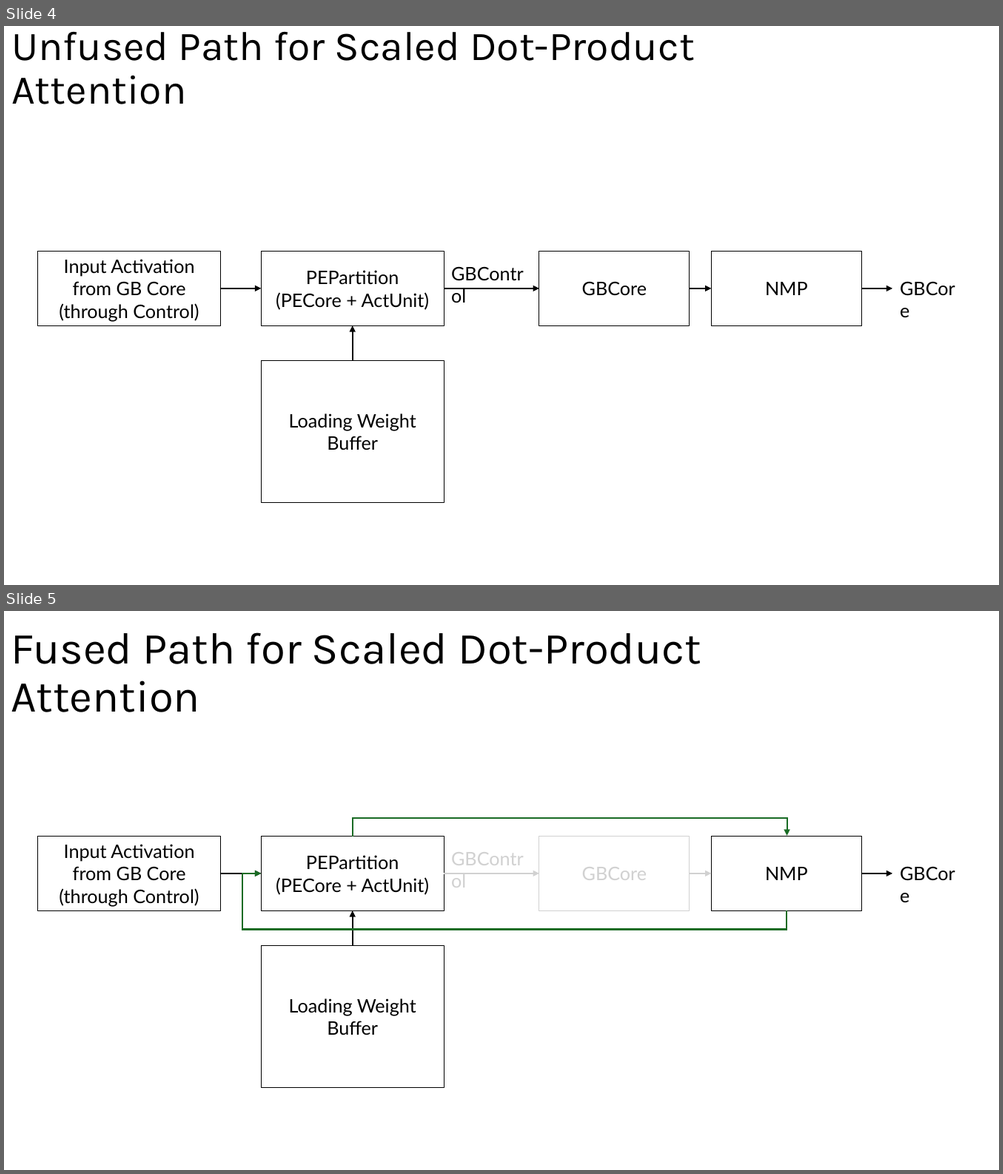
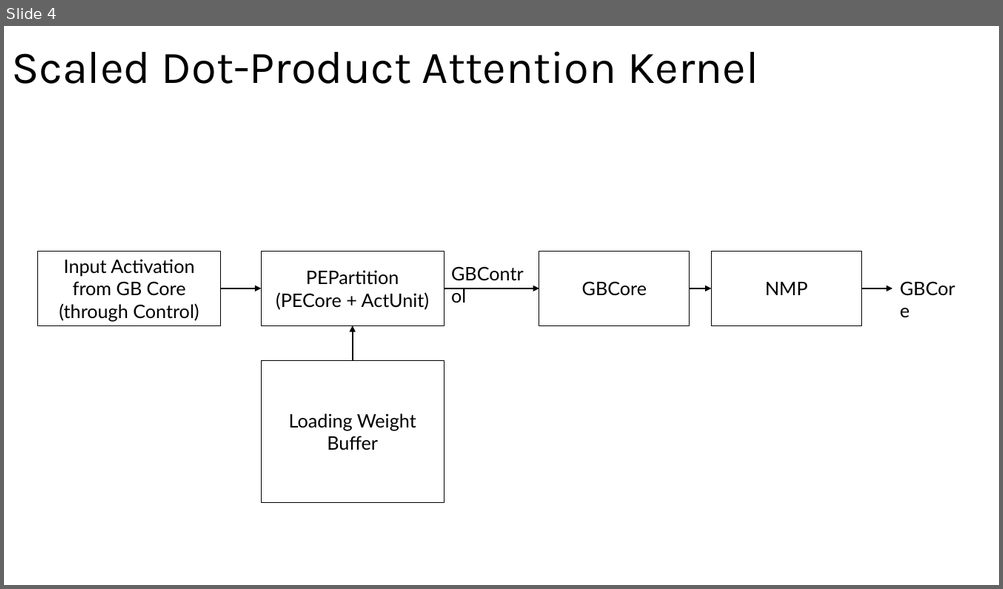
Before and after one commit to RishP11/CS217_final_project_presentation_files, a slide deck: write_ups/figures/figures.pptx. Shown one above the other, each under a label of ours: slides 4 and 5 before the commit, slide 4 after it. The pictures are 1003x1174 and 1003x589 pixels, drawn with LibreOffice and Linux fonts; fonts in the diff are those of the drawing. Boxes give left, top, right and bottom in pixels: in the first picture for what was removed or moved away, otherwise in the second. Text is boxed around its words. In the diff, an @@ line names an element or a change of style, - is before the commit and + after.

```diff
--- a/write_ups/figures/figures.pptx
+++ b/write_ups/figures/figures.pptx
@@ slide 5 removed at [4,611,999,1170], background #FFFFFF @@
@@ text removed at [11,632,702,712] @@
-Fused Path for Scaled Dot-Product Attention
@@ elbow arrow removed from (353, 837) to (787, 835) @@
@@ rectangle removed at [37,836,220,911] @@
-Input Activation from GB Core (through Control)
@@ rectangle removed at [261,836,444,911] @@
-PEPartition
-(PECore + ActUnit)
@@ text removed at [444,844,538,874] @@
-GBControl
@@ rectangle removed at [539,836,689,911] @@
-GBCore
@@ rectangle removed at [711,836,861,911] @@
-NMP
@@ arrow removed from (220, 874) to (261, 874) @@
@@ elbow arrow removed from (787, 911) to (262, 874) @@
@@ arrow removed from (444, 874) to (539, 874) @@
@@ arrow removed from (690, 874) to (711, 874) @@
@@ arrow removed from (861, 874) to (893, 874) @@
@@ text removed at [893,859,966,889] @@
-GBCore
@@ arrow removed from (353, 946) to (353, 911) @@
@@ rectangle removed at [261,946,444,1088] @@
-Loading Weight
-Buffer
@@ slide 4 changed as well @@
@@ title at [11,51,758,84]: text changed; size 39.6 to 44 pt @@
-Unfused Path for Scaled Dot-Product Attention
+Scaled Dot-Product Attention Kernel
```
Also in this commit, not shown: 4 other slides changed, 2 slides added, 1 other slide removed, 1 other file.
